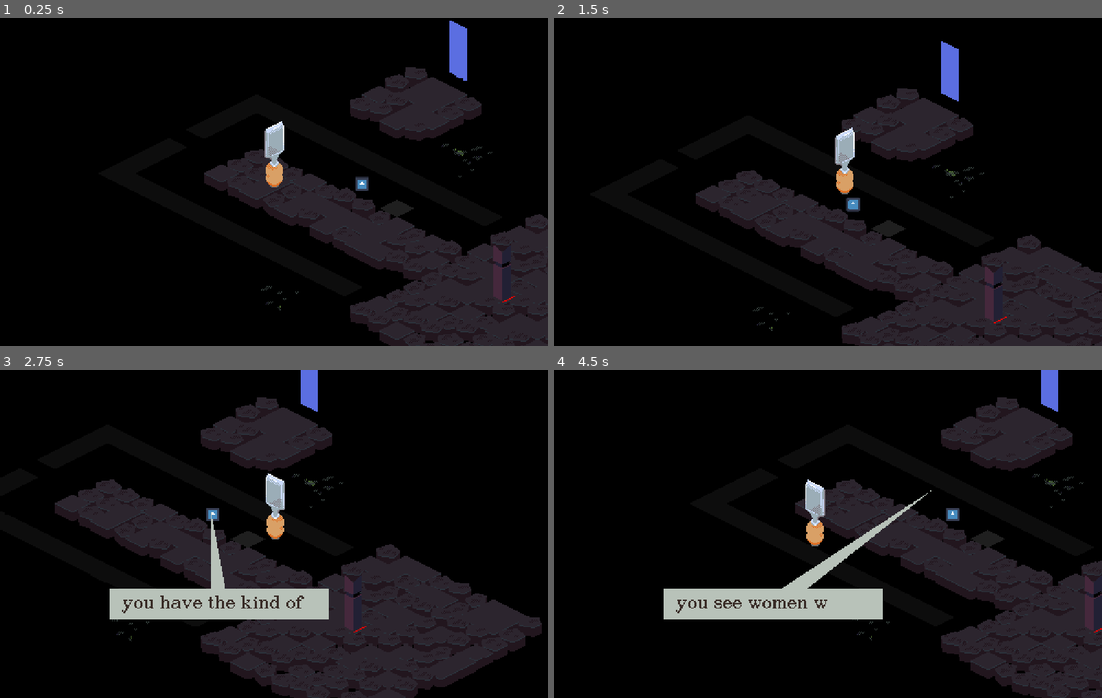
Above: before the commit, frames 1-4 (two rows, left to right).
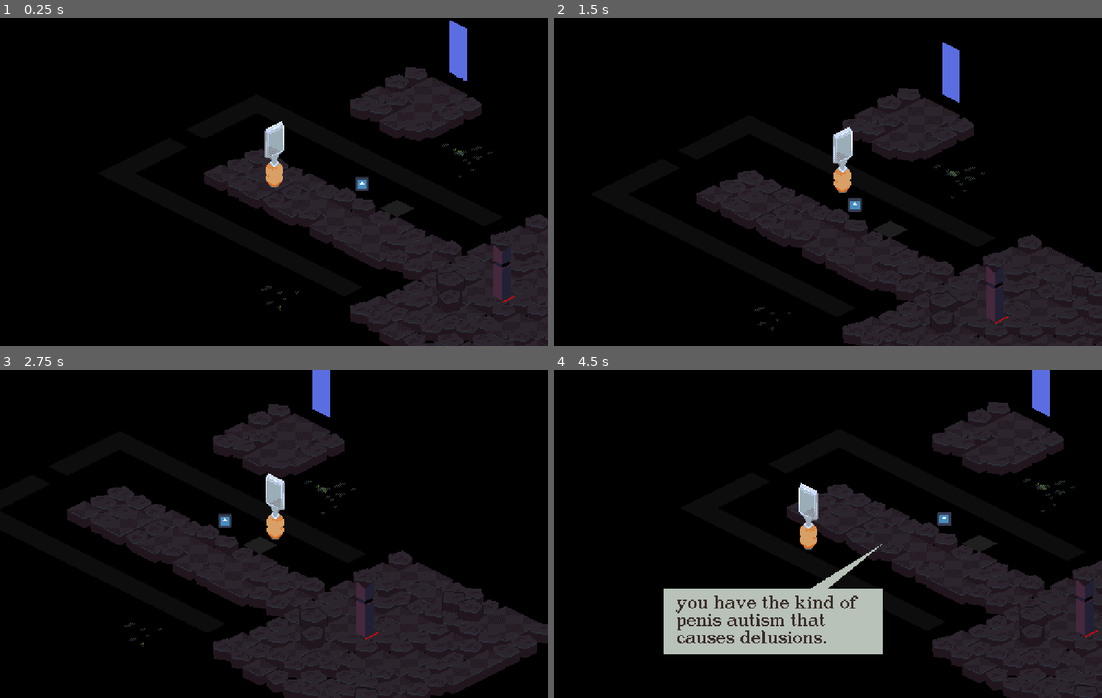
Above: after the commit, the same moments.

Repository: webcatzz/bad-dream
Game: Godot game, scene res://world/test.tscn
Same seed, same stepped clock (60 frames per second), same inputs: the game is played once before the commit and once after it. The engine's default icon, where the game draws it, is replaced by a stand-in: a white triangle on a blue panel in a dark square.
Inputs (mouse positions are in pixels of both pictures, inside the frame that each line leads up to):
- Up to frame 1 (0.25 s): no input
- Up to frame 2 (1.5 s): tap Enter (ui_accept) at 0.5, 0.77 s; move the mouse to (948, 165) at 0.52 s; hold W (move_right) 0.53-1.28 s; hold Shift (shift) 0.53-1.28 s; click (948, 165) at 0.67 s; move the mouse to (718, 198) at 1.27 s; hold S (move_down) from 1.28 s (still down); tap Shift (shift) at 1.35 s
- Up to frame 3 (2.75 s): tap Enter (ui_accept) at 1.52 s; move the mouse to (328, 461) at 2.02 s; release S (move_down) at 2.03 s; hold W (move_right) from 2.03 s (still down); hold Shift (shift) from 2.03 s (still down)
- Up to frame 4 (4.5 s): move the mouse to (800, 599) at 2.77 s; release W (move_right) at 2.78 s; release Shift (shift) at 2.78 s; hold Q (move_up) 2.78-3.53 s; tap Shift (shift) at 2.85, 4.35 s; click (800, 599) at 2.92 s; tap Enter (ui_accept) at 3.02, 3.77 s; move the mouse to (992, 583) at 3.52 s; hold Shift (shift) 3.53-4.28 s; hold A (move_left) from 3.53 s (still down); move the mouse to (663, 484) at 4.27 s

The runs differ from the first frame. In frame 1, less than 0.1% of the frame differs, in the area x 37-96%, y 23-96%; in frame 2, 1.5%; in frame 3, 11%; in frame 4, 12%, in the area x 20-100%, y 0-100%.

Commit message:
basalt tile adjustments

Diff:
--- a/asset/tile/tileset.tres
+++ b/asset/tile/tileset.tres
@@ -49,20 +49,44 @@
 0:0/0/probability = 2.5
 0:0/0/physics_layer_0/linear_velocity = Vector2(0, 0)
 0:0/0/physics_layer_0/angular_velocity = 0.0
+1:0/next_alternative_id = 3
 1:0/0 = 0
 1:0/0/texture_origin = Vector2i(0, -4)
 1:0/0/physics_layer_0/linear_velocity = Vector2(0, 0)
 1:0/0/physics_layer_0/angular_velocity = 0.0
+1:1/next_alternative_id = 2
 1:1/0 = 0
 1:1/0/texture_origin = Vector2i(0, -4)
 1:1/0/physics_layer_0/linear_velocity = Vector2(0, 0)
 1:1/0/physics_layer_0/angular_velocity = 0.0
+2:1/next_alternative_id = 2
 2:1/0 = 0
 2:1/0/physics_layer_0/linear_velocity = Vector2(0, 0)
 2:1/0/physics_layer_0/angular_velocity = 0.0
+2:0/next_alternative_id = 2
 2:0/0 = 0
 2:0/0/physics_layer_0/linear_velocity = Vector2(0, 0)
 2:0/0/physics_layer_0/angular_velocity = 0.0
+4:1/0 = 0
+4:1/0/texture_origin = Vector2i(0, 4)
+4:1/0/physics_layer_0/linear_velocity = Vector2(0, 0)
+4:1/0/physics_layer_0/angular_velocity = 0.0
+4:1/0/physics_layer_0/polygon_0/points = PackedVector2Array(0, -8, -16, 0, 0, 8, 16, 0)
+3:0/0 = 0
+3:0/0/texture_origin = Vector2i(0, 4)
+3:0/0/physics_layer_0/linear_velocity = Vector2(0, 0)
+3:0/0/physics_layer_0/angular_velocity = 0.0
+3:0/0/physics_layer_0/polygon_0/points = PackedVector2Array(0, -8, -16, 0, 0, 8, 16, 0)
+4:0/0 = 0
+4:0/0/texture_origin = Vector2i(0, 4)
+4:0/0/physics_layer_0/linear_velocity = Vector2(0, 0)
+4:0/0/physics_layer_0/angular_velocity = 0.0
+4:0/0/physics_layer_0/polygon_0/points = PackedVector2Array(0, -8, -16, 0, 0, 8, 16, 0)
+3:1/0 = 0
+3:1/0/texture_origin = Vector2i(0, 4)
+3:1/0/physics_layer_0/linear_velocity = Vector2(0, 0)
+3:1/0/physics_layer_0/angular_velocity = 0.0
+3:1/0/physics_layer_0/polygon_0/points = PackedVector2Array(0, -8, -16, 0, 0, 8, 16, 0)
 
 [resource]
 tile_shape = 1
--- a/node/actor/player_actor.gd
+++ b/node/actor/player_actor.gd
@@ -49,10 +49,10 @@
 
 	# movement
 	else:
-		input = Vector2(Iso.from_grid(Vector2(
+		input = Iso.from_grid(Vector2(
 			Input.get_action_strength("move_right") - Input.get_action_strength("move_left"),
 			Input.get_action_strength("move_down") - Input.get_action_strength("move_up")
-		))).normalized() * 128
+		)).normalized() * 112
 
 		if input:
 			data.facing = Iso.to_grid(Iso.get_direction(input))
--- a/node/astar_draw.gd
+++ b/node/astar_draw.gd
@@ -14,7 +14,7 @@
 
 
 func _draw() -> void:
-	if visible:
+	if visible and Game.data.draw_astar:
 		for x in Battle.astar.region.size.x: for y in Battle.astar.region.size.y:
 			var point: Vector2i = Vector2i(x, y) + Battle.astar.region.position
 
--- a/resource/save.gd
+++ b/resource/save.gd
@@ -22,6 +22,9 @@
 
 @export var use_wasd: bool # TODO
 
+@export_group("Debug")
+@export var draw_astar: bool
+
 
 
 ## Returns the first [Actor] in [member party].
--- a/resource/save.tres
+++ b/resource/save.tres
@@ -14,3 +14,4 @@
 music_volume = 1.0
 sfx_volume = 1.0
 use_wasd = false
+draw_astar = false
--- a/world/test.tscn
+++ b/world/test.tscn
@@ -53,8 +53,7 @@
 layer_0/tile_data = PackedInt32Array(131071, 65540, 1, 65535, 4, 0, -1, 4, 0, -131072, 65540, 1, 0, 65540, 1, -65536, 4 …(3066 unchanged characters)…
 layer_1/name = "objects"
 layer_1/y_sort_enabled = true
-layer_1/y_sort_origin = -16
-layer_1/tile_data = PackedInt32Array()
+layer_1/tile_data = PackedInt32Array(720900, 196612, 0, 851972, 196612, 1, 589832, 262148, 0, 655369, 262148, 1, 1310726, 262148, 0)
 
 [node name="PartySpawner" type="Node2D" parent="."]
 script = ExtResource("2_uh17h")
Binary file changed: asset/tile/basalt.png
